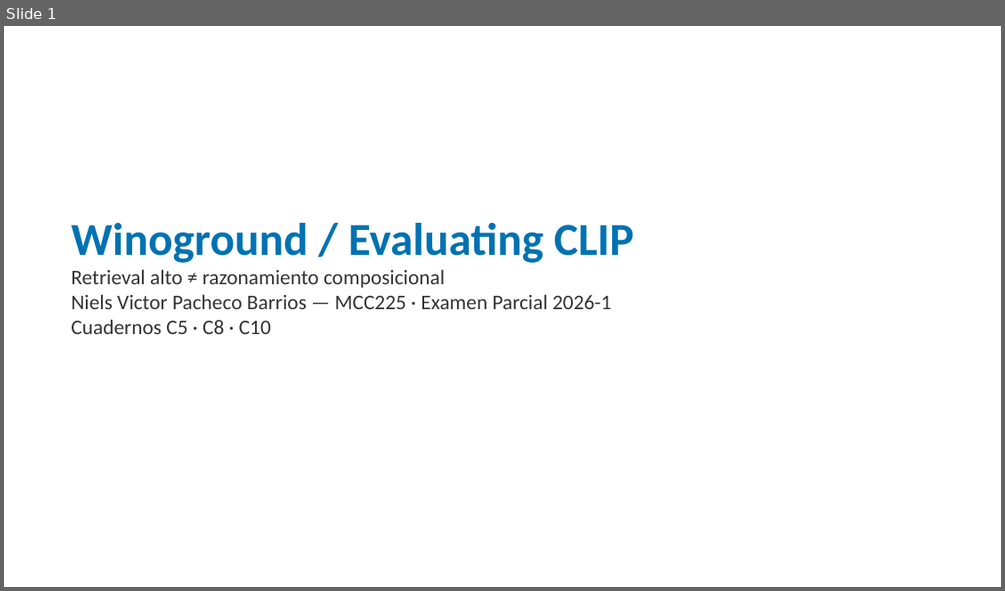
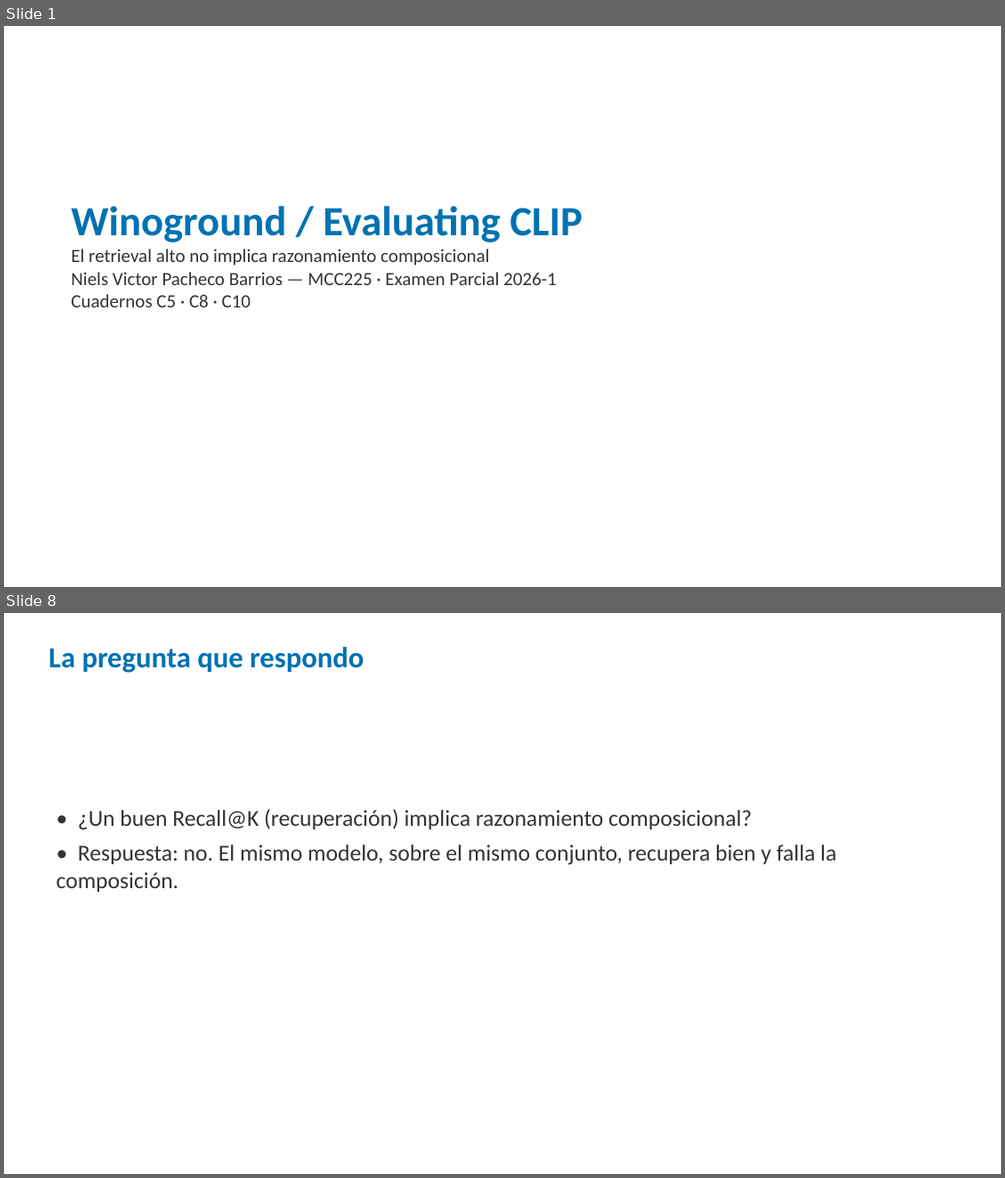
Before and after one commit to nielspac177/MCC225-Winoground, a slide deck: slides/pptx/defensa_winoground.pptx. Shown one above the other, each under a label of ours: slide 1 before the commit, slides 1 and 8 after it; the slides between them are not shown. The pictures are 1005x591 and 1005x1178 pixels, drawn with LibreOffice and Linux fonts; fonts in the diff are those of the drawing. Boxes give left, top, right and bottom in pixels: in the first picture for what was removed or moved away, otherwise in the second. Text is boxed around its words. In the diff, an @@ line names an element or a change of style, - is before the commit and + after.

Commit message:
Examen Parcial 1: guion, plan 20min, defensa de codigo y embeddings versionados

```diff
--- a/slides/pptx/defensa_winoground.pptx
+++ b/slides/pptx/defensa_winoground.pptx
@@ slide 8 added at (x1=4, y1=613, x2=1001, y2=1174), background #FFFFFF @@
@@ text added at (x1=48, y1=647, x2=364, y2=673), 28 pt, text #0072B2, bold @@
+La pregunta que respondo
@@ text added at (x1=57, y1=809, x2=836, y2=892), 22 pt, text #333333 @@
+• ¿Un buen Recall@K (recuperación) implica razonamiento composicional?
+• Respuesta: no. El mismo modelo, sobre el mismo conjunto, recupera bien y falla la composición.
@@ slide 1 changed as well @@
@@ text "Winoground / Evaluating CLIP" moved from (x1=71, y1=223, x2=634, y2=334) to (x1=71, y1=206, x2=582, y2=307) @@
@@ text at (x1=71, y1=206, x2=582, y2=307): size 44 to 40 pt in "Winoground / Evaluating CLIP"; size 20 to 18 pt in "Niels Victor Pacheco Barrios — MCC225 · ...", "Cuadernos C5 · C8 · C10" @@
@@ text at (x1=71, y1=248, x2=489, y2=265): text changed; size 20 to 18 pt @@
-Retrieval alto ≠ razonamiento composicional
+El retrieval alto no implica razonamiento composicional
```
Also in this commit, not shown: 1 other slide changed, 26 other slides added, 6 slides removed, 9 other files.
